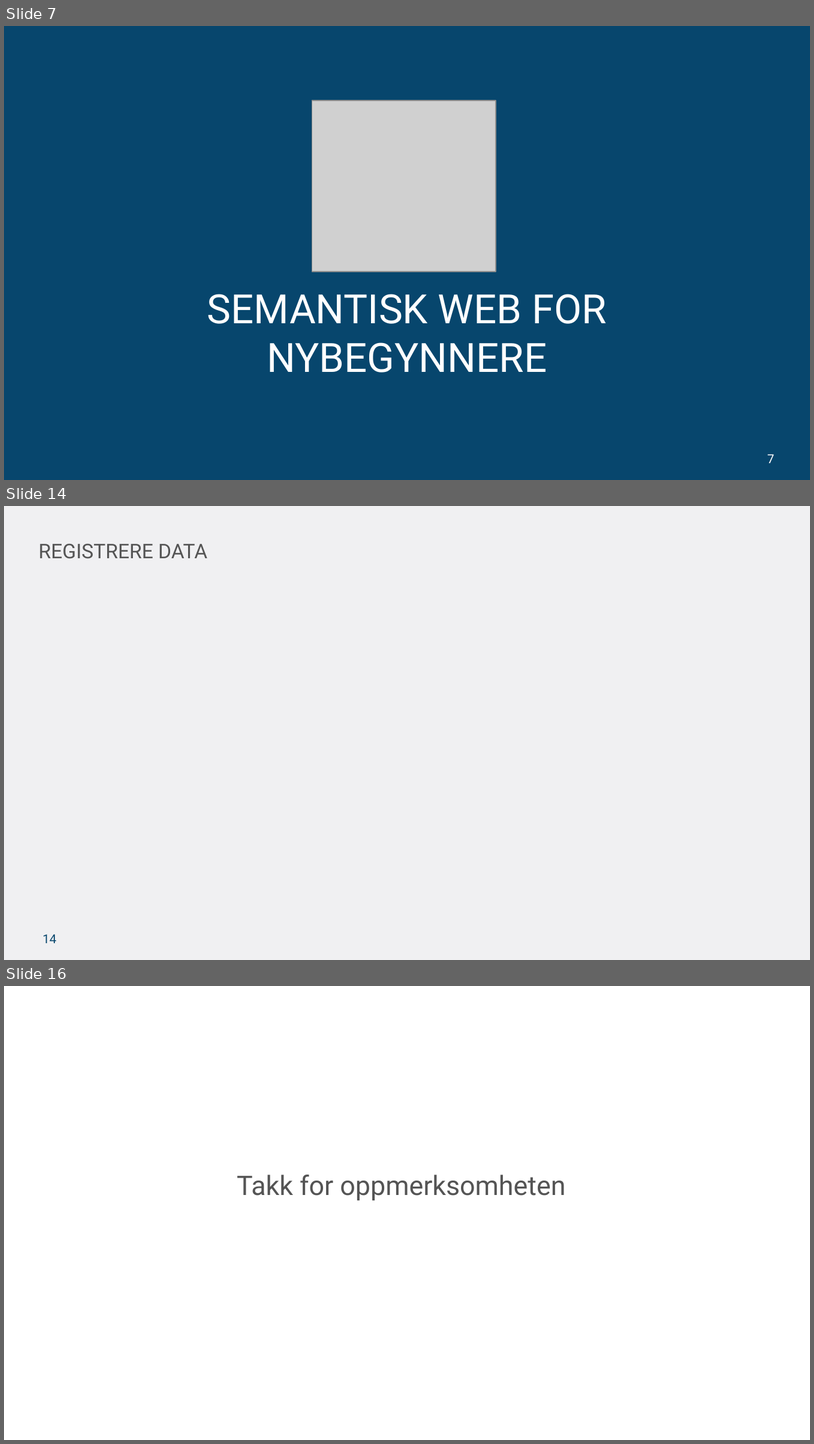
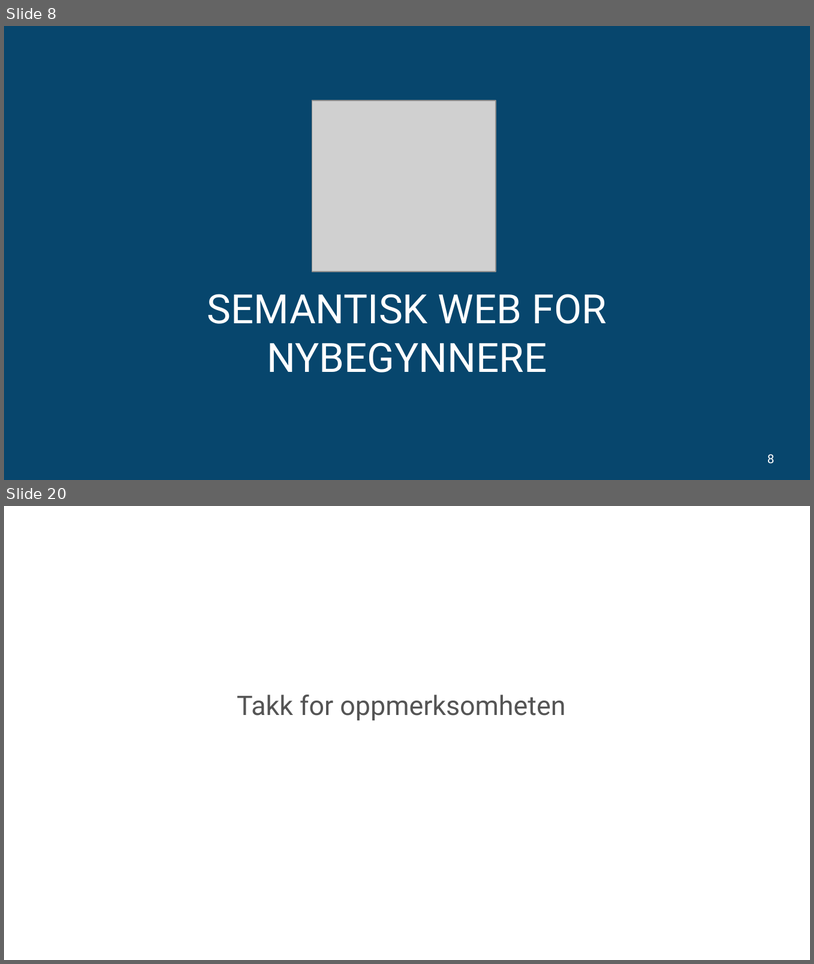
Before and after one commit to ttessem/SemWebKurs, a slide deck: SemWebKursUiB.pptx. Shown one above the other, each under a label of ours: slides 7, 14 and 16 before the commit, slides 8 and 20 after it; the slides between them are not shown. The pictures are 814x1444 and 814x964 pixels, drawn with LibreOffice and Linux fonts; fonts in the diff are those of the drawing; grey boxes stand for pictures; background and template pictures are left out. Boxes give left, top, right and bottom in pixels: in the first picture for what was removed or moved away, otherwise in the second. Text is boxed around its words. In the diff, an @@ line names an element or a change of style, - is before the commit and + after.

```diff
--- a/SemWebKursUiB.pptx
+++ b/SemWebKursUiB.pptx
@@ slide 14 removed at <box>4,506,810,960</box>, background #F0F0F2 @@
@@ title removed at <box>39,544,207,559</box> @@
-REGISTRERE DATA
@@ page number removed at <box>42,934,56,943</box> @@
-14
@@ what was slide 7 is now slide 8 @@
@@ page number at <box>768,454,775,463</box>: text changed @@
-7
+8
@@ what was slide 16 is now slide 20 @@
```
Also in this commit, not shown: 1 slide changed, 15 slides added, 10 other slides removed, 13 other files.
